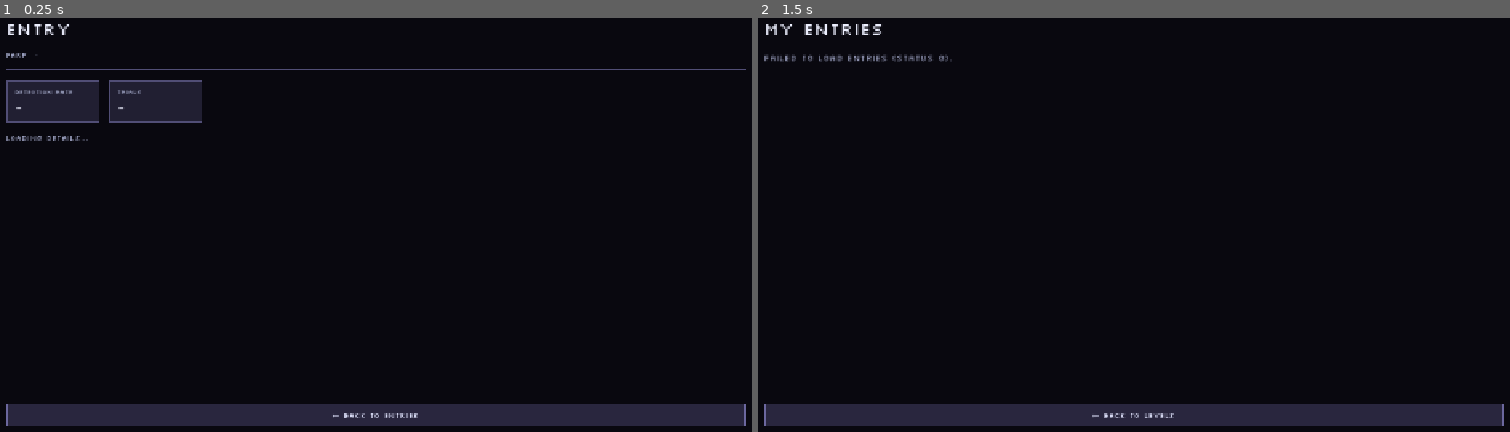
Above: before the commit, frames 1-2 (left to right).
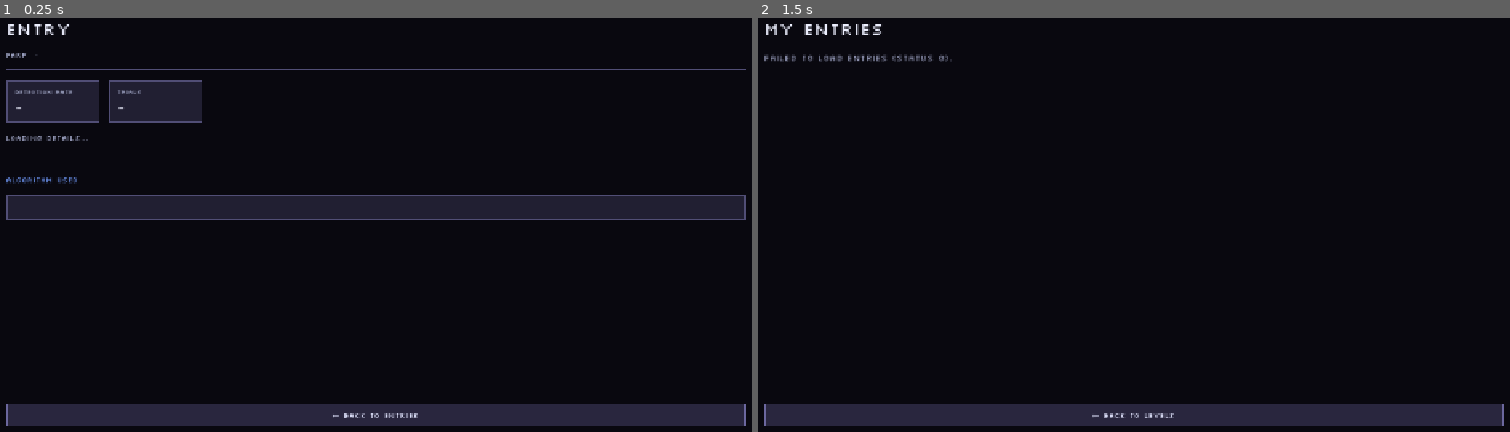
Above: after the commit, the same moments.

Repository: GMU-ASRC/astro-swarm
Game: Godot game, scene res://levels/menus/PlayerEntryScene.tscn
Two runs of this game, one before a commit and one after it. Both use one fixed random seed, a clock stepped at 60 frames per second and the inputs below. This scene is started directly instead of the project's main scene.
Inputs (mouse positions are in pixels of both pictures, inside the frame that each line leads up to):
- Up to frame 1 (0.25 s): no input
- Up to frame 2 (1.5 s): tap Enter at 0.5 s; move the mouse to (1306, 200) at 0.52 s; hold D (robot_turn_right) 0.53-1.25 s; tap Space (pan_camera) at 0.6 s; click (1306, 200) at 0.67 s; click "← BACK TO ENTRIES" at 1.25 s

The runs differ from the first frame. In frame 1, 6.0% of the frame differs, in the area x 0-100%, y 38-49%; in frame 2, nothing differs.

Commit message:
Add manual submit, XP claim, version and collision flags

Diff:
--- a/autoloads/EvalUploader.gd
+++ b/autoloads/EvalUploader.gd
@@ -3,8 +3,14 @@
 const URL := "https://astroswarm.autonomousrobotics.club/api/evaluations"
 const API_KEY := "world-unfair-file"
 
-func submit(algorithm: Array, placements: Array, level_id: String):
+signal submit_finished(success: bool, code: int, response)
+
+func game_version() -> String:
+	return "v" + str(ProjectSettings.get_setting("application/config/version", "0.0.5"))
+
+func submit(algorithm: Array, placements: Array, level_id: String, collisions: bool = false):
 	if not PlayerData.has_profile() or PlayerData.player_id == "":
+		submit_finished.emit(false, 0, {})
 		return
 	var body := JSON.stringify({
 		"player_id": PlayerData.player_id,
@@ -12,11 +18,15 @@
 		"level_id": level_id,
 		"algorithm": algorithm,
 		"placements": placements,
+		"game_version": game_version(),
+		"collisions": collisions,
 	})
 	var req := HTTPRequest.new()
 	req.timeout = 20.0
 	add_child(req)
-	req.request_completed.connect(func(_result, _code, _headers, _response):
+	req.request_completed.connect(func(_result, code, _headers, response):
+		var data = JSON.parse_string(response.get_string_from_utf8())
+		submit_finished.emit(code >= 200 and code < 300, code, data)
 		req.queue_free()
 	)
 	var headers := [
@@ -25,3 +35,4 @@
 	]
 	if req.request(URL, headers, HTTPClient.METHOD_POST, body) != OK:
 		req.queue_free()
+		submit_finished.emit(false, 0, {})
--- a/autoloads/PlayerData.gd
+++ b/autoloads/PlayerData.gd
@@ -7,7 +7,6 @@
 const DEFAULT_SHIP_BLOCKS := [
 	{"type": "when_sees_enemy", "params": {}},
 	{"type": "do_face", "params": {}},
-	{"type": "do_fire", "params": {}},
 	{"type": "when_always", "params": {}},
 	{"type": "do_forward", "params": {}},
 ]
@@ -29,7 +28,7 @@
 var moon_seeds: Array = []
 var ship_blocks: Array = []
 var ship_algorithms: Dictionary = {}
-var game_mode: String = "timed_local"
+var game_mode: String = "levels"
 var farp_placements: Array = []
 
 var _rng := RandomNumberGenerator.new()
@@ -167,7 +166,7 @@
 	moon_seeds = []
 	ship_blocks = []
 	ship_algorithms = {}
-	game_mode = "timed_local"
+	game_mode = "levels"
 	farp_placements = []
 	_ensure_planet()
 	_sync_moons()
@@ -222,5 +221,5 @@
 	moon_seeds = cfg.get_value("moons", "seeds", [])
 	ship_blocks = SimulationManager.normalize_to_scripts(cfg.get_value("ship", "blocks", []))
 	ship_algorithms = cfg.get_value("ship", "algorithms", {})
-	game_mode = cfg.get_value("match", "game_mode", "timed_local")
+	game_mode = cfg.get_value("match", "game_mode", "levels")
 	farp_placements = cfg.get_value("farp", "placements", [])
--- a/levels/menus/PlayerEntryScene.gd
+++ b/levels/menus/PlayerEntryScene.gd
@@ -23,6 +23,9 @@
 var _meta_label: Label
 var _stats_grid: GridContainer
 var _detail_status: Label
+var _algo_text: Label
+var _xp_label: Label
+var _claim_btn: Button
 
 func _ready():
 	theme = GAME_THEME
@@ -78,9 +81,43 @@
 	_detail_status = _lbl("Loading details...", 12, C_DIM)
 	vbox.add_child(_detail_status)
 
-	var spacer := Control.new()
-	spacer.size_flags_vertical = Control.SIZE_EXPAND_FILL
-	vbox.add_child(spacer)
+	var xp_row := HBoxContainer.new()
+	xp_row.add_theme_constant_override("separation", 12)
+	vbox.add_child(xp_row)
+
+	_claim_btn = _make_btn("CLAIM XP")
+	_claim_btn.visible = false
+	_claim_btn.pressed.connect(_on_claim_pressed)
+	xp_row.add_child(_claim_btn)
+
+	_xp_label = _lbl("", 14, C_GREEN)
+	_xp_label.size_flags_vertical = Control.SIZE_SHRINK_CENTER
+	xp_row.add_child(_xp_label)
+
+	var algo_title := _lbl("ALGORITHM USED", 12, C_BLUE)
+	vbox.add_child(algo_title)
+
+	var algo_scroll := ScrollContainer.new()
+	algo_scroll.size_flags_vertical = Control.SIZE_EXPAND_FILL
+	algo_scroll.horizontal_scroll_mode = ScrollContainer.SCROLL_MODE_DISABLED
+	vbox.add_child(algo_scroll)
+
+	var algo_panel := PanelContainer.new()
+	algo_panel.size_flags_horizontal = Control.SIZE_EXPAND_FILL
+	var algo_style := StyleBoxFlat.new()
+	algo_style.bg_color = C_PANEL
+	algo_style.border_color = C_BORDER
+	algo_style.set_border_width_all(2)
+	algo_style.content_margin_left = 14
+	algo_style.content_margin_right = 14
+	algo_style.content_margin_top = 12
+	algo_style.content_margin_bottom = 12
+	algo_panel.add_theme_stylebox_override("panel", algo_style)
+	algo_scroll.add_child(algo_panel)
+
+	_algo_text = _lbl("", 13, C_TEXT)
+	_algo_text.autowrap_mode = TextServer.AUTOWRAP_WORD_SMART
+	algo_panel.add_child(_algo_text)
 
 	var back := _make_btn("← BACK TO ENTRIES")
 	back.pressed.connect(func(): get_tree().change_scene_to_file("res://levels/menus/PlayerEntriesScene.tscn"))
@@ -122,6 +159,9 @@
 	var status: String = str(data.get("status", entry_summary.get("status", "")))
 	_status_label.text = status.to_upper()
 	_status_label.add_theme_color_override("font_color", _status_color(status))
+
+	_algo_text.text = _algorithm_to_text(data.get("algorithm", []))
+	_update_xp_ui(status, data.get("xp_awarded", null))
 
 	var level_id: String = str(data.get("level_id", "farp"))
 	var placements: Array = data.get("placements", [])
@@ -199,6 +239,81 @@
 	vb.add_child(v)
 	return panel
 
+func _update_xp_ui(status: String, xp_awarded):
+	if status != "done":
+		_claim_btn.visible = false
+		_xp_label.text = "XP can be claimed once the benchmark finishes." if status in ["queued", "running"] else ""
+		return
+	if xp_awarded == null:
+		_claim_btn.visible = true
+		_claim_btn.disabled = false
+		_claim_btn.text = "CLAIM XP"
+		_xp_label.text = ""
+	else:
+		_claim_btn.visible = false
+		_xp_label.text = "XP claimed: %d" % int(xp_awarded)
+
+func _on_claim_pressed():
+	_claim_btn.disabled = true
+	_claim_btn.text = "CLAIMING..."
+	var req := HTTPRequest.new()
+	req.timeout = 20.0
+	add_child(req)
+	req.request_completed.connect(_on_claim_response.bind(req))
+	var url: String = DETAIL_URL + entry_id + "/claim-xp"
+	var headers := ["X-API-Key: " + API_KEY, "Content-Type: application/json"]
+	if req.request(url, headers, HTTPClient.METHOD_POST, "{}") != OK:
+		req.queue_free()
+		_claim_btn.disabled = false
+		_claim_btn.text = "CLAIM XP — RETRY"
+
+func _on_claim_response(_result, code, _headers, body, req):
+	req.queue_free()
+	if code != 200:
+		_claim_btn.disabled = false
+		_claim_btn.text = "CLAIM XP — RETRY"
+		return
+	var data = JSON.parse_string(body.get_string_from_utf8())
+	var xp: int = 0
+	var already: bool = false
+	if typeof(data) == TYPE_DICTIONARY:
+		xp = int(data.get("xp", 0))
+		already = bool(data.get("already_claimed", false))
+	if not already:
+		PlayerData.add_xp(xp)
+	_claim_btn.visible = false
+	_xp_label.text = "XP awarded: %d" % xp
+
+func _algorithm_to_text(scripts) -> String:
+	if typeof(scripts) != TYPE_ARRAY or scripts.is_empty():
+		return "(no algorithm data)"
+	var lines: Array = []
+	for s in scripts:
+		if typeof(s) != TYPE_DICTIONARY:
+			continue
+		_blocks_to_lines(s.get("blocks", []), 0, lines)
+		lines.append("")
+	var text: String = "\n".join(lines).strip_edges()
+	return text if text != "" else "(no algorithm data)"
+
+func _blocks_to_lines(blocks, depth: int, lines: Array):
+	if typeof(blocks) != TYPE_ARRAY:
+		return
+	for b in blocks:
+		if typeof(b) != TYPE_DICTIONARY:
+			continue
+		lines.append("    ".repeat(depth) + _block_label(str(b.get("type", "")), b.get("params", {})))
+		_blocks_to_lines(b.get("children", []), depth + 1, lines)
+
+func _block_label(block_type: String, params) -> String:
+	var def: Dictionary = SimulationManager.BLOCK_DEFS.get(block_type, {})
+	var label: String = str(def.get("label", block_type))
+	if params is Dictionary:
+		for key in ["value", "min", "max", "target", "var", "op"]:
+			if params.has(key):
+				label += " " + str(params[key])
+	return label
+
 func _rate_text(rate) -> String:
 	if rate == null:
 		return "-"
--- a/project.godot
+++ b/project.godot
@@ -11,12 +11,13 @@
 [application]
 
 config/name="AstroSwarm"
+config/version="0.0.5"
 run/main_scene="res://levels/menus/HomeScene.tscn"
 config/features=PackedStringArray("4.6", "Forward Plus")
 boot_splash/bg_color=Color(0.09803922, 0.09019608, 0.14117648, 1)
 boot_splash/stretch_mode=4
-boot_splash/image="uid://dp7a4ykc8rh7q"
-config/icon="res://icon.svg"
+boot_splash/image="uid://c26um1diy7gik"
+config/icon="uid://cgiacfo88w4gf"
 boot_splash/minimum_display_time=2000
 
 [autoload]
